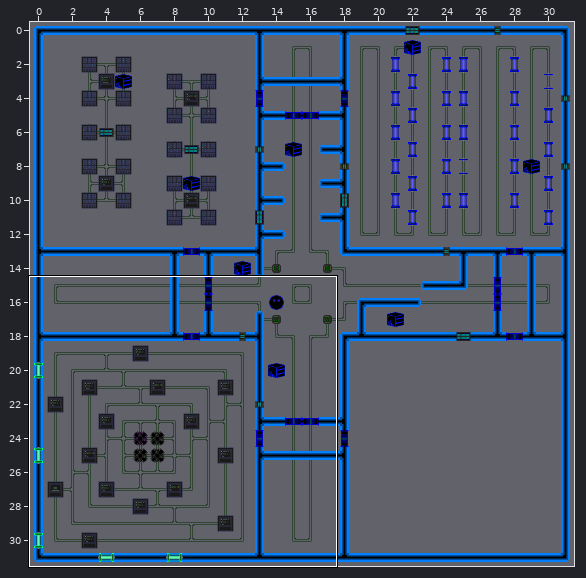
Level history. Tiled map: data/stories/ascension/level_04.tmx. The first picture is a wide view before the edit; the outline marks the close-up.
Close-up. Old version:
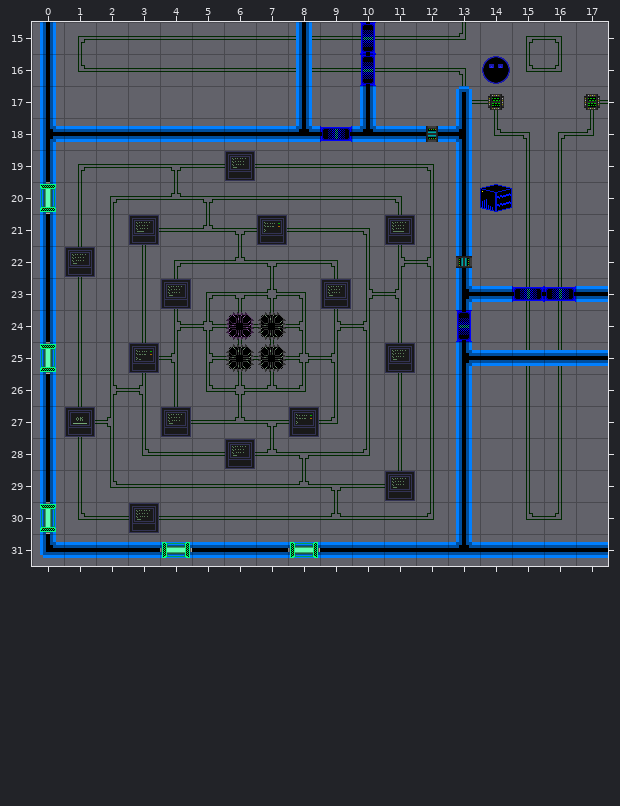
Cells are 32x32 px. Shown: x 0..17, y 15..31. The commit also changed other parts of the map, which this record leaves out.
The result:
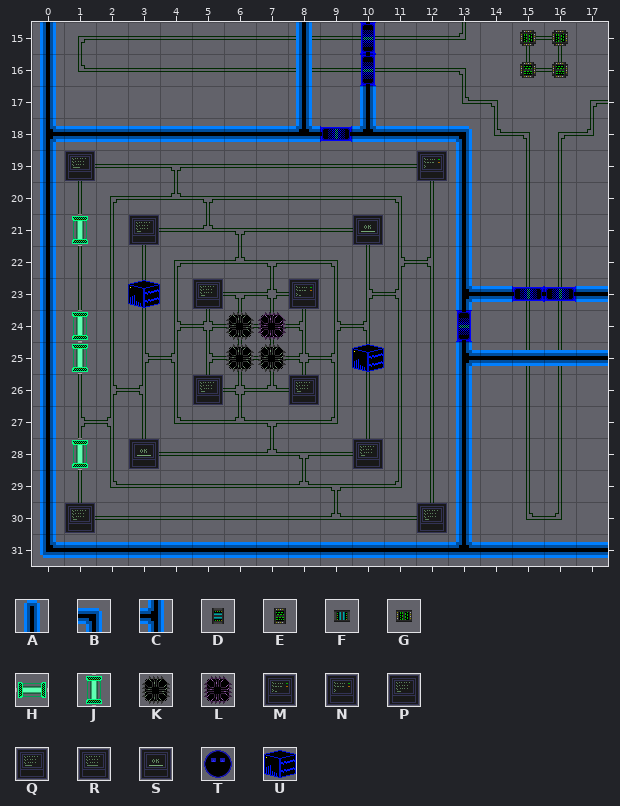
Key: from "alive-tileset": A 1, B 21, C 54, D 170, E 174, F 187, G 191, H 213, J 230, K 239, L 243, M 277, N 278, P 279, Q 280, R 281, S 282, T 392, U 426.
_ is an empty cell.
Objects are placed by their top-left corner, in cells (3,4 is the top-left corner of cell 3,4); size is 1x1 cell unless given.
Changes in this commit:
Layer "Walls":
y 17: x 13 A -> _
y 18: x 13 C -> B
Layer "Build Lab":
changed: N at 7,21 -> N at 12,19
changed: Q at 3,21 -> Q at 1,19
changed: J at 0,20 -> J at 1,21
changed: S at 1,27 -> S at 10,21
changed: P at 1,22 -> P at 3,21
added: M "term" at 8,23
added: U "blue ice" at 3,23
changed: P at 4,23 -> P at 5,23
changed: K at 7,24 -> K at 6,24
added: L "pink cpu" at 7,24
changed: J at 0,25 -> J at 1,24
added: U "blue ice" at 10,25
changed: J at 0,30 -> J at 1,25
changed: P at 4,27 -> P at 5,26
changed: P at 9,23 -> P at 8,26
changed: P at 11,29 -> P at 10,28
added: J at 1,28
added: S at 3,28
changed: P at 11,25 -> P at 12,30
changed: P at 3,30 -> P at 1,30
removed: P at 6,19
removed: R at 11,21
removed: L at 6,24
removed: M at 3,25
removed: N at 8,27
removed: P at 6,28
removed: H at 4,31
removed: H at 8,31
Layer "Transport Hub":
changed: outside this view -> E at 15,15
changed: outside this view -> E at 16,15
changed: outside this view -> G at 15,15
changed: outside this view -> G at 16,15
changed: G at 14,17 -> G at 15,16
changed: G at 17,17 -> G at 16,16
changed: E at 14,17 -> E at 15,16
changed: E at 17,17 -> E at 16,16
changed: T "player" at 14,16 -> outside this view
removed: D at 12,18
removed: U "blue ice" at 14,20
removed: F at 13,22
